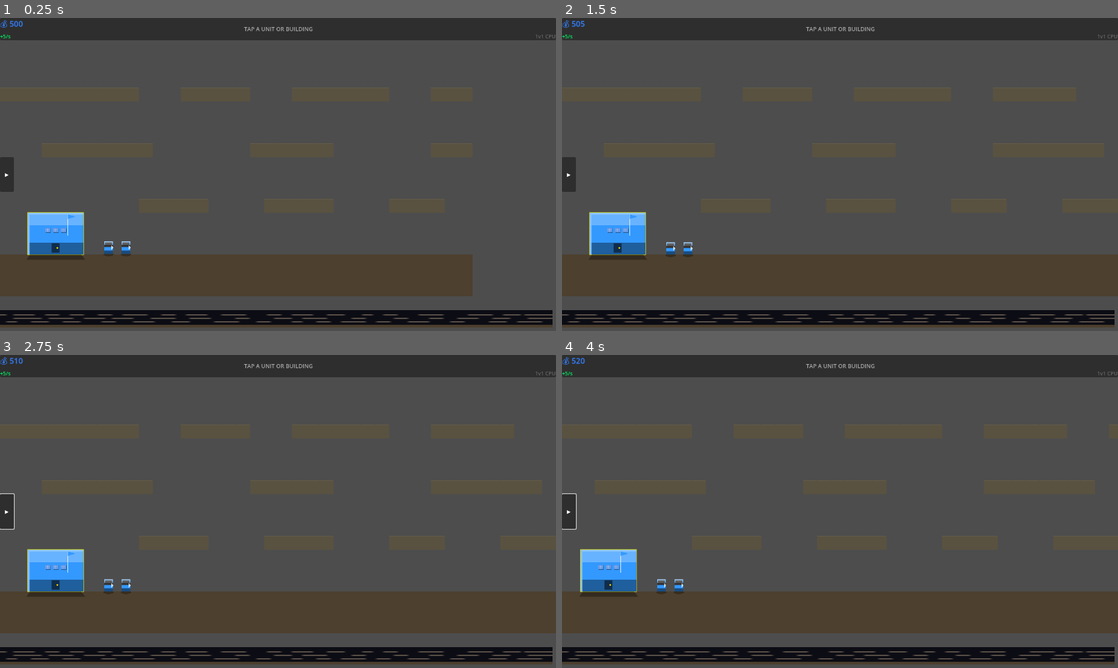
Above: before the commit, frames 1-4 (two rows, left to right).
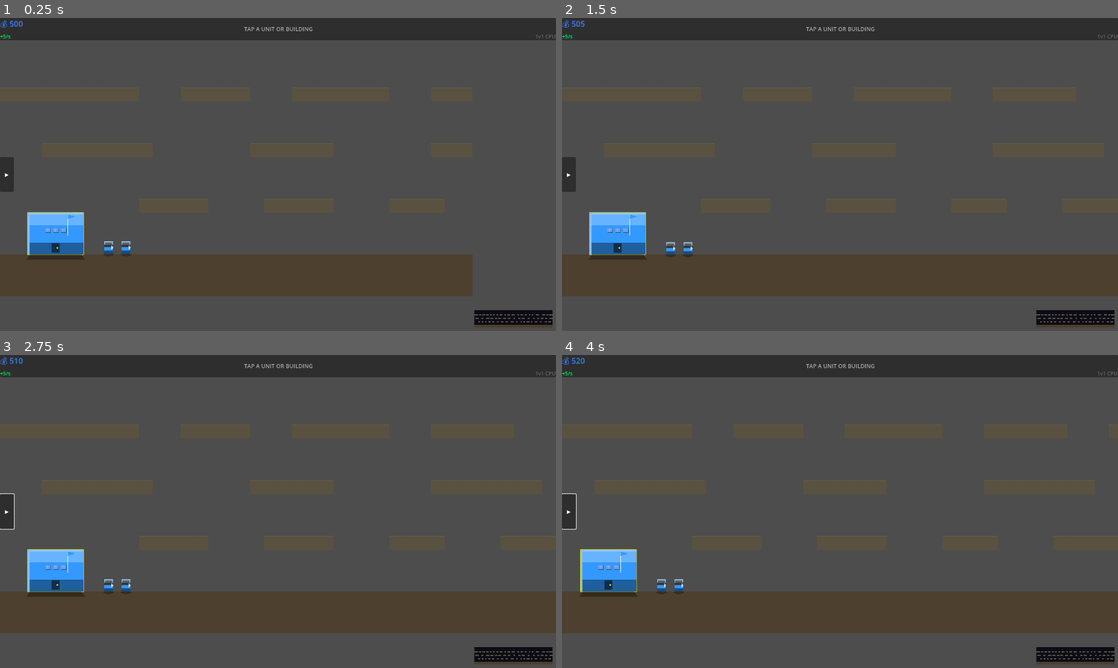
Above: after the commit, the same moments.

Repository: infinitybiscuit/fortress-command
Game: Godot game, scene res://scenes/game/game_scene.tscn
Two runs of this game, one before a commit and one after it. Both use one fixed random seed, a clock stepped at 60 frames per second and the inputs below.
Inputs (mouse positions are in pixels of both pictures, inside the frame that each line leads up to):
- Up to frame 1 (0.25 s): no input
- Up to frame 2 (1.5 s): click "▸" at 0.5 s; click "✕" at 1.25 s
- Up to frame 3 (2.75 s): tap A at 2 s; move the mouse to (400, 495) at 2.02 s; hold Right (ui_right) from 2.03 s (still down); click (400, 495) at 2.17 s
- Up to frame 4 (4 s): release Right (ui_right) at 2.75 s; tap A at 2.75, 3.5 s; drag from (728, 527) to (812, 574) at 2.77 s; move the mouse to (895, 442) at 3.52 s; hold Right (ui_right) from 3.53 s (still down)

The runs differ from the first frame. In frame 1, 4.5% of the frame differs, in the area x 0-100%, y 93-99%; in frame 2, 4.5%; in frame 3, 4.5%; in frame 4, 4.5%.

Commit message:
fix: minimap panel stretched across screen — add anchor_left = 1.0
Without anchor_left=1.0 the left anchor was 0 (left screen edge), so
offset_left=-188 placed the left edge 188px off the left side and the
panel filled the full viewport width. Both left+right anchors must be
1.0 to pin the panel to the bottom-right corner.

https://claude.ai/code/session_01FFsLYEoZBhHorYKSisAVT4

Diff:
--- a/godot/scenes/ui/hud.tscn
+++ b/godot/scenes/ui/hud.tscn
@@ -194,6 +194,7 @@
 [node name="MinimapPanel" type="PanelContainer" parent="."]
 layout_mode = 1
 anchors_preset = 12
+anchor_left = 1.0
 anchor_top = 1.0
 anchor_right = 1.0
 anchor_bottom = 1.0
